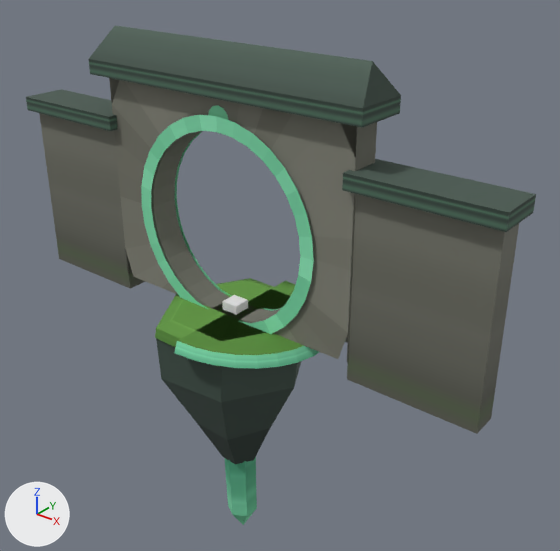
Two versions of the FBX model assets/world/JadeGrove/JadeGrove_Kit.fbx, one commit apart.
Camera for both pictures: a 50 mm camera at (25.7, -28.2, 20.5) aimed at (1.3, 2.3, 1.5). The axes (+X, +Y, +Z) are drawn at lower left. The lights are the same throughout. The first picture is the older version.

The first picture shows 'JG_GroveGate', 'JG_RouteStone', 'JG_TreeShelf' and 1 more.
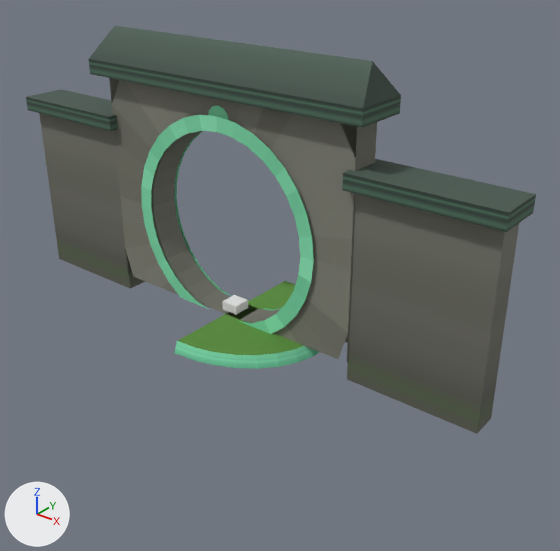
The change, as JSON lines over the scene's bpy script:
```json
{"op": "remove", "block": "ob_jg_routestone", "code": ["ob_jg_routestone = bpy.data.objects.new('JG_RouteStone', me_jg_routestone)", "ob_jg_routestone.location = (0.0, 0.0, 0.0)"]}
```

What differs and where, as boxes (x1, y1, x2, y2) in the pictures (560 x 551 px):
```json
{"object": "JG_RouteStone", "change": "deleted", "before": [155, 278, 301, 525]}
```
